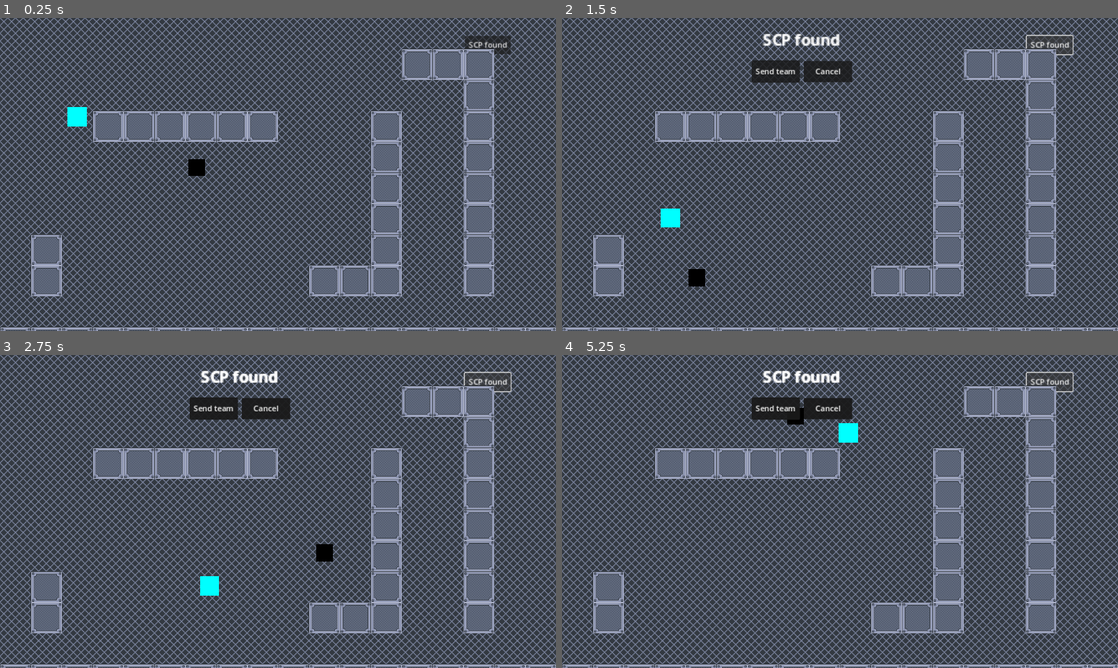
Above: before the commit, frames 1-4 (two rows, left to right).
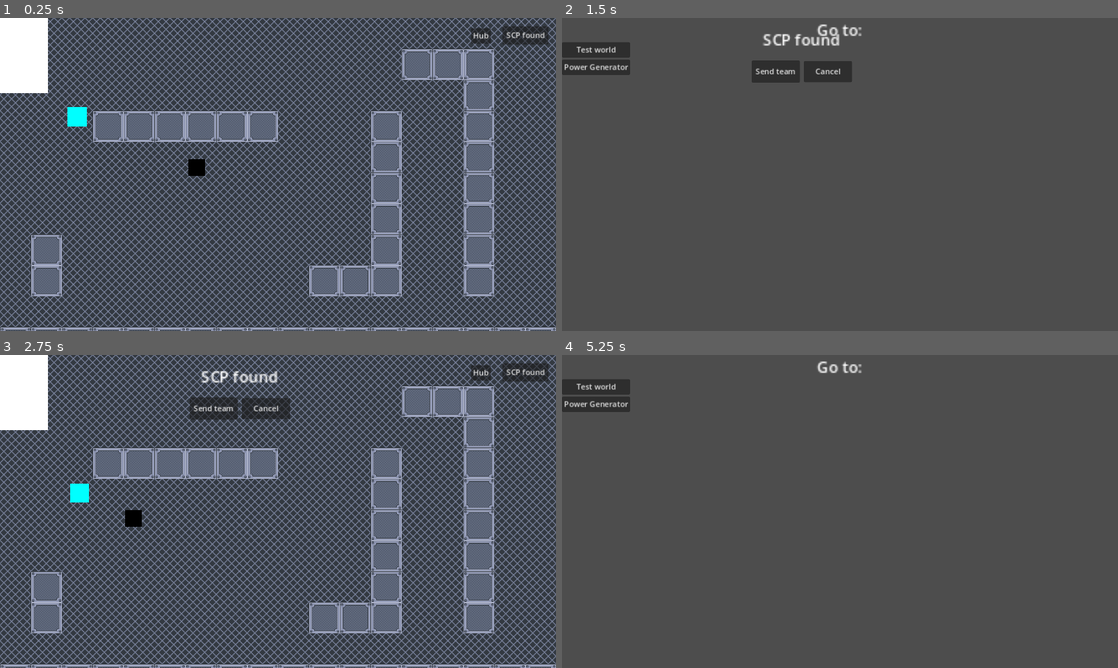
Above: after the commit, the same moments.

Repository: Starstriker112/projectscp
Game: Godot game, scene res://Game/world/world.tscn
Same seed, same stepped clock (60 frames per second), same inputs: the game is played once before the commit and once after it.
Inputs (mouse positions are in pixels of both pictures, inside the frame that each line leads up to):
- Up to frame 1 (0.25 s): no input
- Up to frame 2 (1.5 s): click "SCP found" at 0.5 s; click (1045, 36) at 1.25 s, where only the run after the commit has a clickable "Hub"
- Up to frame 3 (2.75 s): click "SCP found" (after the commit: "Test world") at 2 s
- Up to frame 4 (5.25 s): click "Send team" at 2.75 s; click "SCP found" at 3.5 s; click "Send team" at 4.25 s; click (1045, 373) at 5 s, where only the run after the commit has a clickable "Hub"

The runs differ from the first frame. In frame 1, 2.6% of the frame differs, in the area x 0-99%, y 0-24%; in frame 2, 82%; in frame 3, 4.0%; in frame 4, 83%, in the area x 0-100%, y 0-100%.

Commit message:
Added simple power generator and example power user.

Diff:
--- a/Game/global.gd
+++ b/Game/global.gd
@@ -2,3 +2,13 @@
 
 var can_create = true
 var item_selected = 1
+var generating_energy
+var generated_power = 0
+
+func _process(delta):
+	if generating_energy:
+		generated_power += 1*delta
+		print("Generating energy")
+		print(generated_power)
+	else:
+		print("Not generating energy")
--- /dev/null
+++ b/Game/management/PowerGen.gd
@@ -0,0 +1,20 @@
+extends Node2D
+
+@onready var label = get_node("Generating")
+
+func _ready():
+	pass
+
+
+# Called every frame. 'delta' is the elapsed time since the previous frame.
+func _process(delta):
+	if Global.generating_energy:
+		label.text = "Generating energy"
+	else:
+		label.text = "Not generating energy"
+
+func _on_Start_pressed():
+	Global.generating_energy = true
+
+func _on_Stop_pressed():
+	Global.generating_energy = false
--- /dev/null
+++ b/Game/management/power_generator.tscn
@@ -0,0 +1,62 @@
+[gd_scene load_steps=5 format=3 uid="uid://dicrdgqbbjfjs"]
+
+[ext_resource type="Script" path="res://Game/management/PowerGen.gd" id="1_n5jot"]
+
+[sub_resource type="BoxMesh" id="BoxMesh_o63tq"]
+size = Vector3(210, 210, 1)
+
+[sub_resource type="Gradient" id="Gradient_jdjaa"]
+offsets = PackedFloat32Array(0, 0.940594, 1)
+colors = PackedColorArray(0, 0, 0, 1, 0.554455, 0.554455, 0.554455, 1, 1, 1, 1, 1)
+
+[sub_resource type="GradientTexture2D" id="GradientTexture2D_i83q6"]
+gradient = SubResource("Gradient_jdjaa")
+
+[node name="Power Generator" type="Node2D"]
+script = ExtResource("1_n5jot")
+
+[node name="MeshInstance2D" type="MeshInstance2D" parent="."]
+position = Vector2(553, 300)
+scale = Vector2(2.124, 2)
+mesh = SubResource("BoxMesh_o63tq")
+texture = SubResource("GradientTexture2D_i83q6")
+
+[node name="Label" type="Label" parent="MeshInstance2D"]
+anchors_preset = 8
+anchor_left = 0.5
+anchor_top = 0.5
+anchor_right = 0.5
+anchor_bottom = 0.5
+offset_left = -40.0
+offset_top = -13.0
+offset_right = 40.0
+offset_bottom = 13.0
+grow_horizontal = 2
+grow_vertical = 2
+text = "Generator
+"
+
+[node name="Generating" type="Label" parent="."]
+offset_left = 336.0
+offset_top = 13.0
+offset_right = 775.0
+offset_bottom = 89.0
+horizontal_alignment = 1
+vertical_alignment = 1
+
+[node name="VBoxContainer" type="VBoxContainer" parent="."]
+offset_left = 780.0
+offset_top = 93.0
+offset_right = 1048.0
+offset_bottom = 232.0
+
+[node name="Start" type="Button" parent="VBoxContainer"]
+layout_mode = 2
+text = "Start generating"
+
+[node name="Stop" type="Button" parent="VBoxContainer"]
+layout_mode = 2
+text = "Stop generating"
+
+[connection signal="pressed" from="VBoxContainer/Start" to="." method="_on_Start_pressed"]
+[connection signal="pressed" from="VBoxContainer/Stop" to="." method="_on_Stop_pressed"]
--- /dev/null
+++ b/Game/menus/Hub.gd
@@ -0,0 +1,7 @@
+extends Control
+
+func _on_power_generator_pressed():
+	get_tree().change_scene_to_file("res://Game/management/power_generator.tscn")
+
+func _on_button_pressed():
+	get_tree().change_scene_to_file("res://Game/world/world.tscn")
--- /dev/null
+++ b/Game/menus/Hub.tscn
@@ -0,0 +1,39 @@
+[gd_scene load_steps=2 format=3 uid="uid://bqeijj3udc3h6"]
+
+[ext_resource type="Script" path="res://Game/menus/Hub.gd" id="1_un1j3"]
+
+[node name="Hub" type="Control"]
+editor_description = "This is where the player can enter in different scenes."
+layout_mode = 3
+anchors_preset = 15
+anchor_right = 1.0
+anchor_bottom = 1.0
+grow_horizontal = 2
+grow_vertical = 2
+script = ExtResource("1_un1j3")
+
+[node name="Label" type="Label" parent="."]
+layout_mode = 0
+offset_right = 576.0
+offset_bottom = 26.0
+scale = Vector2(2, 2)
+text = "Go to:"
+horizontal_alignment = 1
+vertical_alignment = 1
+
+[node name="VBoxContainer" type="VBoxContainer" parent="."]
+layout_mode = 0
+offset_top = 50.0
+offset_right = 138.0
+offset_bottom = 648.0
+
+[node name="Button" type="Button" parent="VBoxContainer"]
+layout_mode = 2
+text = "Test world"
+
+[node name="PowerGenerator" type="Button" parent="VBoxContainer"]
+layout_mode = 2
+text = "Power Generator"
+
+[connection signal="pressed" from="VBoxContainer/Button" to="." method="_on_button_pressed"]
+[connection signal="pressed" from="VBoxContainer/PowerGenerator" to="." method="_on_power_generator_pressed"]
--- /dev/null
+++ b/Game/objects/PowerUser.gd
@@ -0,0 +1,11 @@
+extends StaticBody2D
+
+@export var power : int
+# Called when the node enters the scene tree for the first time.
+func _ready():
+	pass # Replace with function body.
+
+
+# Called every frame. 'delta' is the elapsed time since the previous frame.
+func _process(delta):
+	Global.generated_power -= power/10*delta
--- /dev/null
+++ b/Game/objects/PowerUser.tscn
@@ -0,0 +1,22 @@
+[gd_scene load_steps=4 format=3 uid="uid://0cl071ipxk35"]
+
+[ext_resource type="Script" path="res://Game/objects/PowerUser.gd" id="1_25ihe"]
+
+[sub_resource type="BoxMesh" id="BoxMesh_eg2qt"]
+
+[sub_resource type="RectangleShape2D" id="RectangleShape2D_no3v0"]
+size = Vector2(1, 1)
+
+[node name="PowerUser" type="StaticBody2D"]
+script = ExtResource("1_25ihe")
+
+[node name="Mesh" type="MeshInstance2D" parent="."]
+position = Vector2(50, 75)
+scale = Vector2(99.188, -160)
+mesh = SubResource("BoxMesh_eg2qt")
+
+[node name="CollisionShape2D" type="CollisionShape2D" parent="."]
+position = Vector2(50, 75)
+rotation = -3.14159
+scale = Vector2(99.187, -160)
+shape = SubResource("RectangleShape2D_no3v0")
--- a/Game/objects/test_object.gd
+++ b/Game/objects/test_object.gd
@@ -1,4 +1,4 @@
-extends Area2D
+extends StaticBody2D
 
 var can_drag
 var selected = false
@@ -6,8 +6,7 @@
 var col
 
 func _ready():
-	sprite = get_node("Sprite2D")
-	col = get_node("CollisionShape2D")
+	pass
 
 func  _unhandled_input(event):
 	if Input.is_action_just_pressed("reset"):
@@ -26,9 +25,8 @@
 	Global.can_create = true
 
 func _on_input_event(viewport, event, shape_idx):
-	if Input.is_action_just_pressed("ui_rightclick"):
-		if event.pressed:
-			queue_free() #destroy instance
+	if Input.is_action_just_pressed("ui_rightclick") and event.pressed:
+		queue_free() #destroy instance
 		#if selected:
 			#can_drag = true #drag objects
 
--- a/Game/objects/test_object.tscn
+++ b/Game/objects/test_object.tscn
@@ -6,7 +6,7 @@
 [sub_resource type="RectangleShape2D" id="RectangleShape2D_5vjhs"]
 size = Vector2(32, 33)
 
-[node name="TestObject" type="Area2D"]
+[node name="TestObject" type="StaticBody2D"]
 script = ExtResource("1_6rgre")
 
 [node name="Sprite2D" type="Sprite2D" parent="."]
--- a/Game/world/world.gd
+++ b/Game/world/world.gd
@@ -7,6 +7,7 @@
 @onready var astar = AStar2D.new()
 
 func _ready():
+	Global.generating_energy = true
 	$Personnel.get_walking_path.connect(_on_get_path)
 	_on_get_path($Personnel, $Marker2D.global_position)
 	_create_path_finding_routes()
@@ -69,3 +70,6 @@
 	var i = scp_found.instantiate()
 	i.position.y = 10
 	get_parent().add_child(i)
+
+func _on_hub_pressed():
+	get_tree().change_scene_to_file("res://Game/menus/Hub.tscn")
--- a/Game/world/world.tscn
+++ b/Game/world/world.tscn
@@ -1,9 +1,10 @@
-[gd_scene load_steps=15 format=3 uid="uid://cf1ywe3t20kvl"]
+[gd_scene load_steps=16 format=3 uid="uid://cf1ywe3t20kvl"]
 
 [ext_resource type="Script" path="res://Game/world/world.gd" id="1_1tid1"]
 [ext_resource type="PackedScene" uid="uid://di31tjgnicv7e" path="res://Game/AI/walk.tscn" id="2_qvvwq"]
 [ext_resource type="PackedScene" uid="uid://olf32fbnmnh6" path="res://personnel.tscn" id="3_elqhe"]
 [ext_resource type="Texture2D" uid="uid://c1wh1c45xktlu" path="res://aseprite/tiles.png" id="4_4idb7"]
+[ext_resource type="PackedScene" uid="uid://0cl071ipxk35" path="res://Game/objects/PowerUser.tscn" id="5_sx0di"]
 
 [sub_resource type="PhysicsMaterial" id="PhysicsMaterial_oxotj"]
 
@@ -148,12 +149,20 @@
 [node name="World" type="Node2D"]
 script = ExtResource("1_1tid1")
 
-[node name="Button" type="Button" parent="."]
-offset_left = 963.0
-offset_top = 37.0
-offset_right = 1058.0
-offset_bottom = 75.0
+[node name="SCP_found" type="Button" parent="."]
+offset_left = 1041.0
+offset_top = 17.0
+offset_right = 1136.0
+offset_bottom = 55.0
 text = "SCP found"
+
+[node name="Hub" type="Button" parent="."]
+offset_left = 976.0
+offset_top = 21.0
+offset_right = 1017.0
+offset_bottom = 52.0
+text = "Hub
+"
 
 [node name="walk" parent="." instance=ExtResource("2_qvvwq")]
 position = Vector2(487, 369)
@@ -178,4 +187,7 @@
 [node name="Marker2D" type="Marker2D" parent="."]
 position = Vector2(802, 613)
 
-[connection signal="pressed" from="Button" to="." method="_on_button_pressed"]
+[node name="PowerUser" parent="." instance=ExtResource("5_sx0di")]
+
+[connection signal="pressed" from="SCP_found" to="." method="_on_button_pressed"]
+[connection signal="pressed" from="Hub" to="." method="_on_hub_pressed"]
